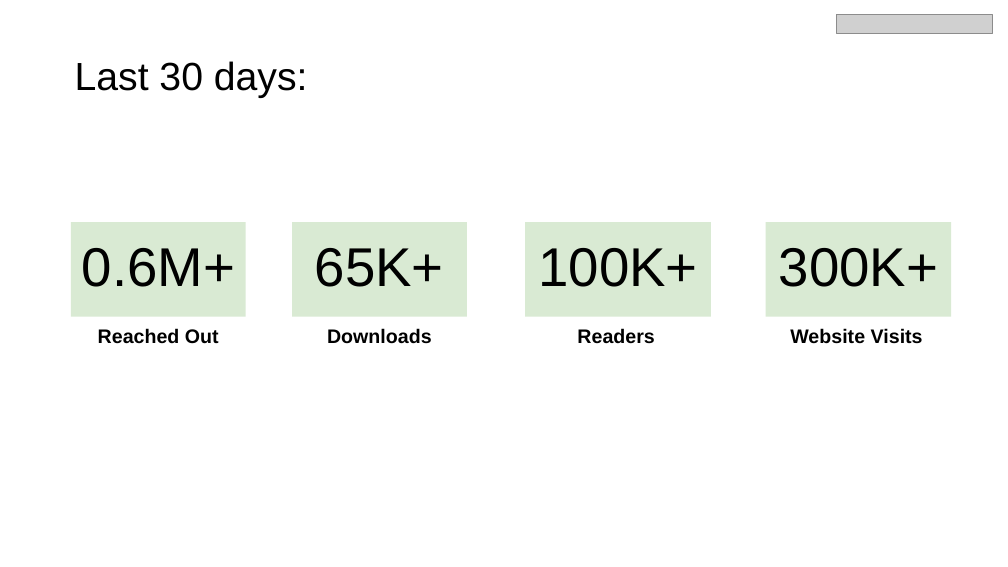
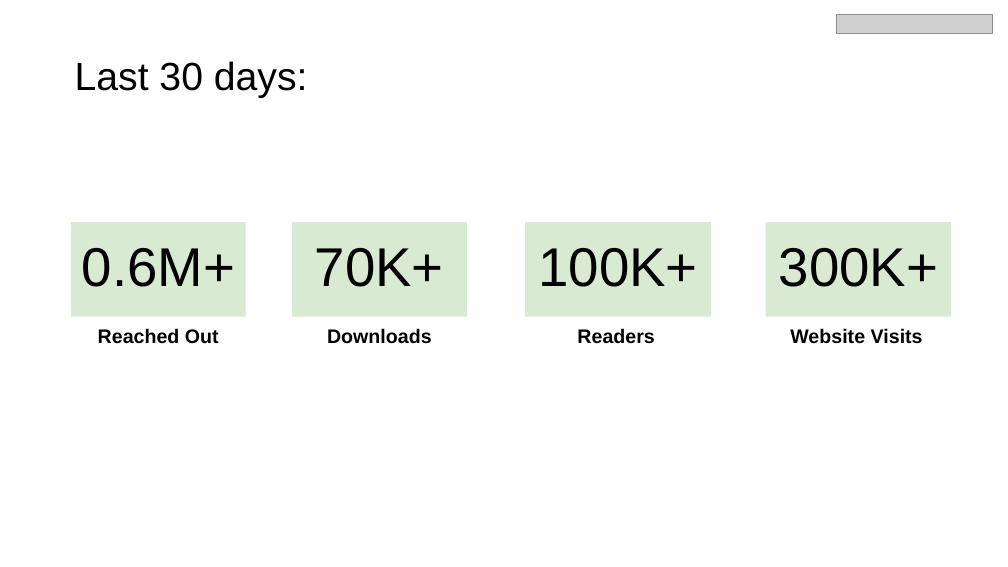
Before and after one commit to pycaret/pycaret-demo-dataraction, a slide deck: slide 18 of Introducing PyCaret - June 1 2020.pptx. Drawn at 1008x567 pixels with LibreOffice and Linux fonts; fonts in the diff are those of the drawing; grey boxes stand for pictures. Boxes give left, top, right and bottom in pixels: in the first picture for what was removed or moved away, otherwise in the second. Text is boxed around its words. In the diff, an @@ line names an element or a change of style, - is before the commit and + after.

```diff
--- a/Introducing PyCaret - June 1 2020.pptx
+++ b/Introducing PyCaret - June 1 2020.pptx
@@ text in rectangle at <box>315,248,444,287</box>: text changed @@
-65K+
+70K+
```
Also in this commit, not shown: 1 other slide changed.
